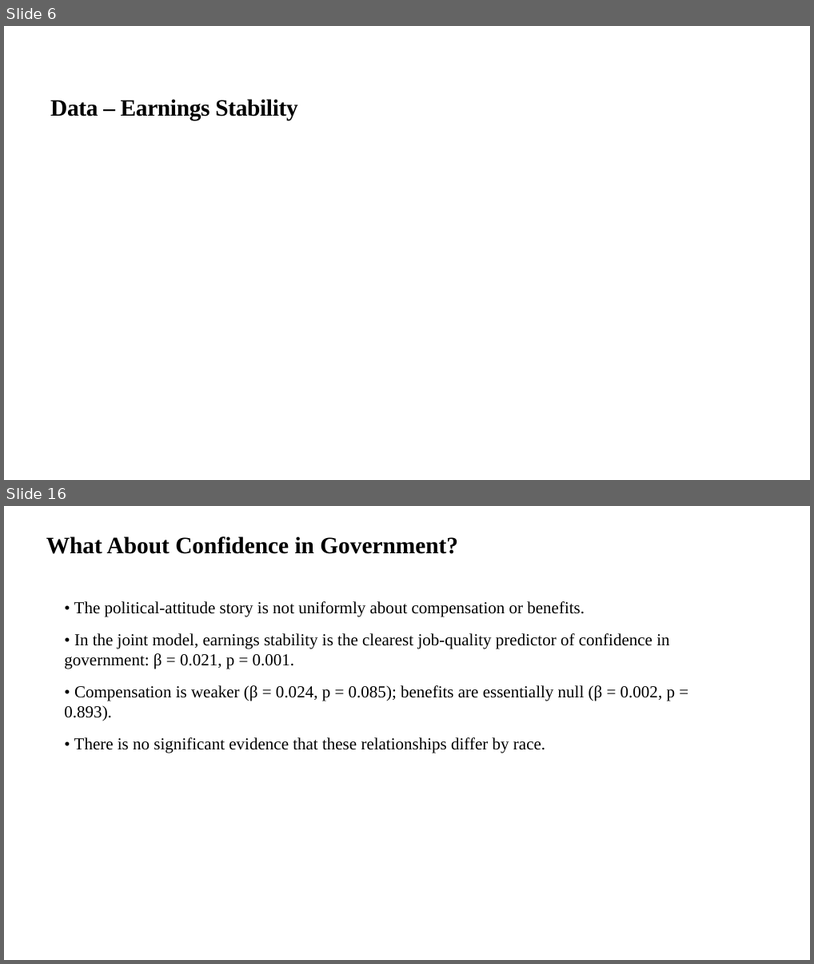
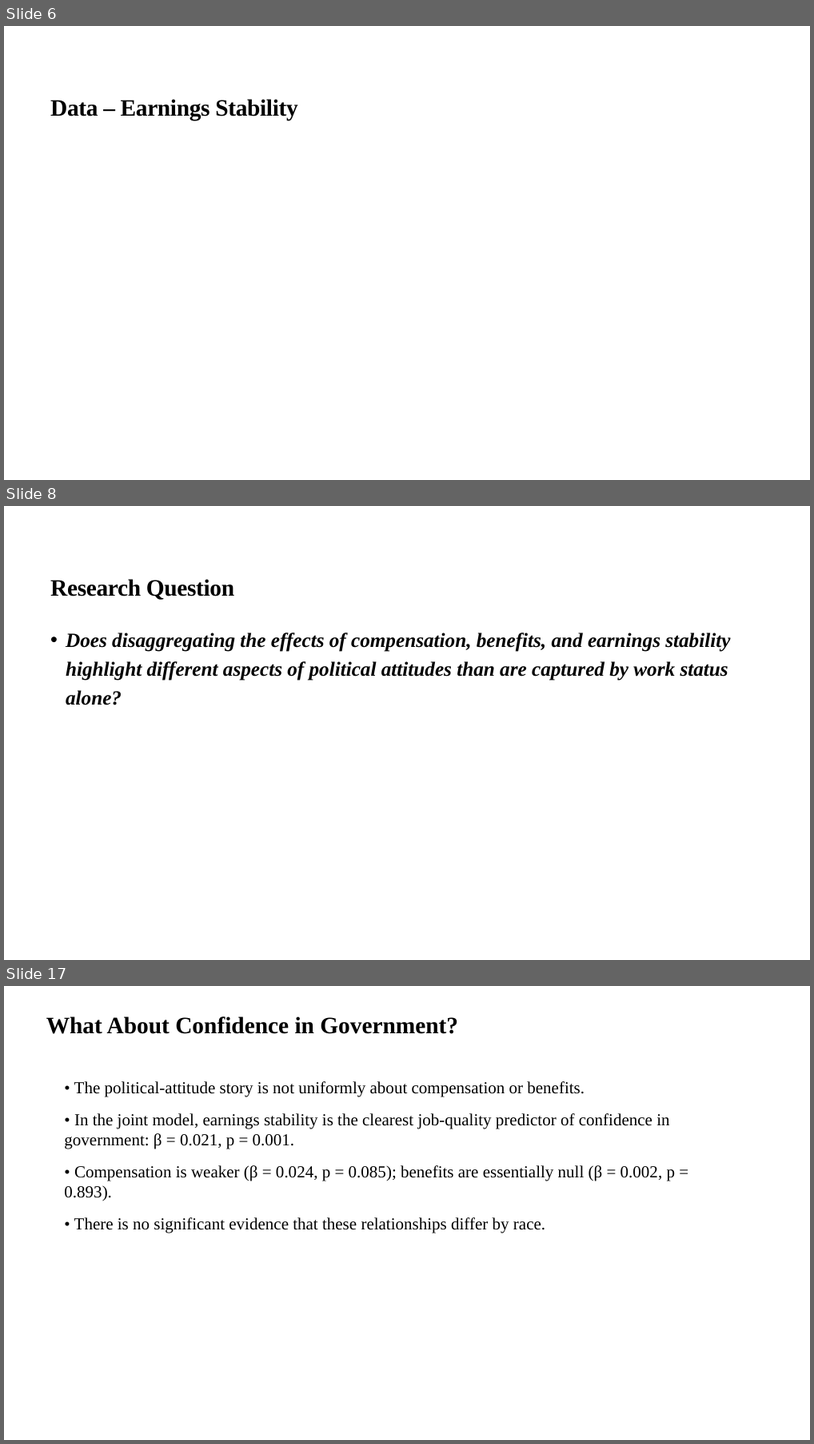
Before and after one commit to chosam2322/Precariat_Politics, a slide deck: Harvard_RaceWorkshop_amended.pptx. Shown one above the other, each under a label of ours: slides 6 and 16 before the commit, slides 6, 8 and 17 after it; the slides between them are not shown. The pictures are 814x964 and 814x1444 pixels, drawn with LibreOffice and Linux fonts; fonts in the diff are those of the drawing; grey boxes stand for pictures. Boxes give left, top, right and bottom in pixels: in the first picture for what was removed or moved away, otherwise in the second. Text is boxed around its words. In the diff, an @@ line names an element or a change of style, - is before the commit and + after.

```diff
--- a/Harvard_RaceWorkshop_amended.pptx
+++ b/Harvard_RaceWorkshop_amended.pptx
@@ slide 8 added at [4, 506, 810, 960], background #FFFFFF @@
@@ title added at [50, 579, 234, 600], 28 pt, text #000000, bold @@
+Research Question
@@ text added at [66, 632, 730, 705], 24 pt, text #000000, bold, italic @@
+• Does disaggregating the effects of compensation, benefits, and earnings stability highlight different aspects of political attitudes than are captured by work status alone?
@@ what was slide 16 is now slide 17 @@
```
Also in this commit, not shown: 8 slides changed, 10 other slides added, 5 slides removed, 12 other files.
